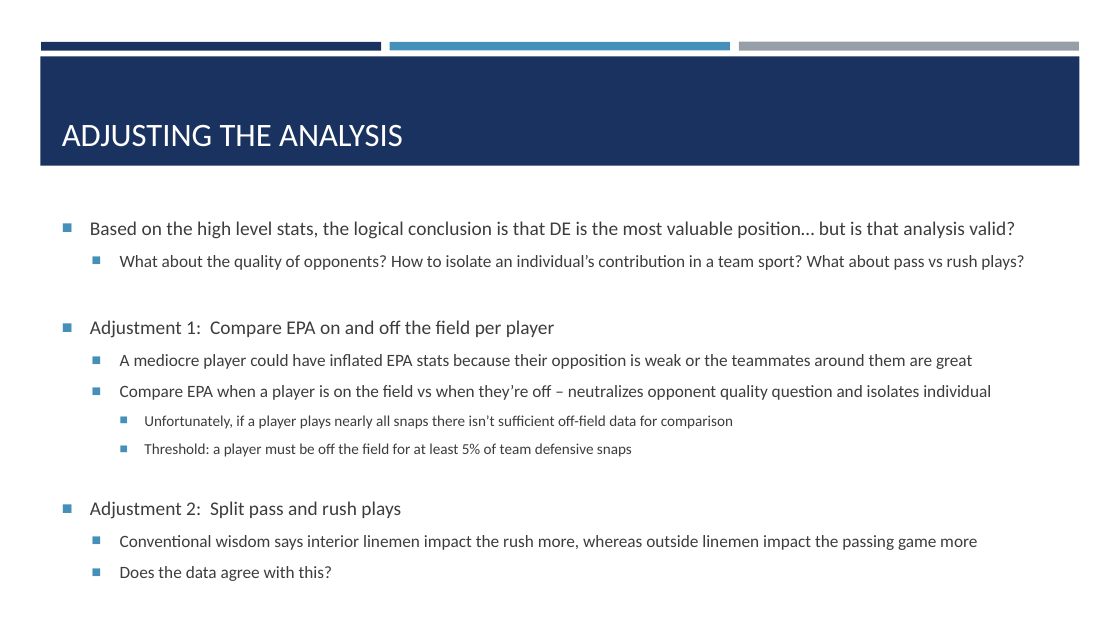
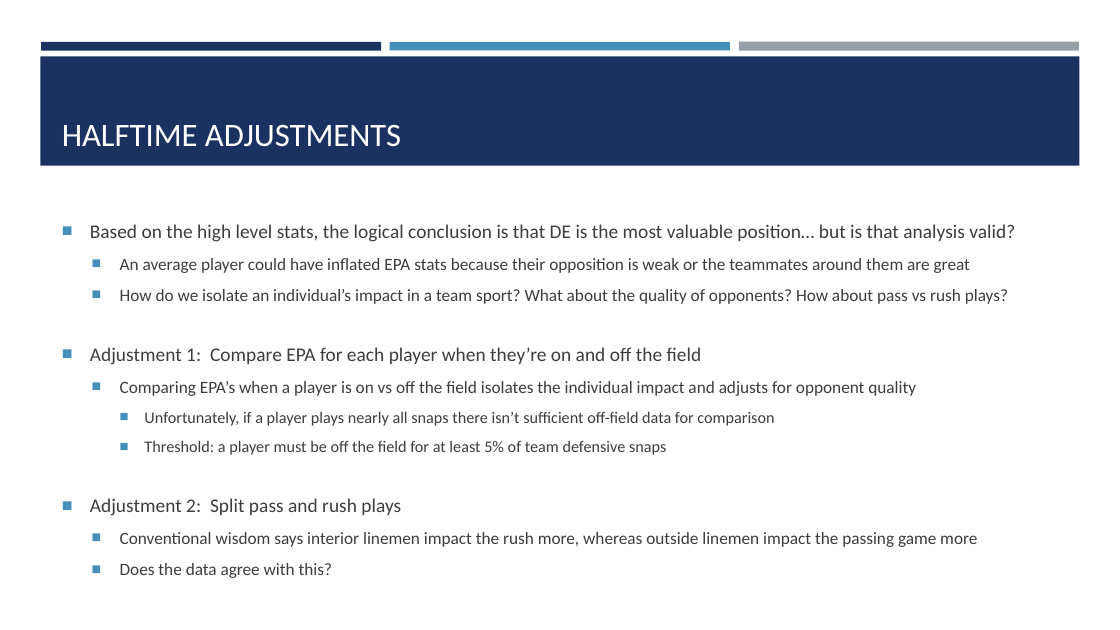
Before and after one commit to SportsInfoSolutions/AnalyticsChallenge2020, a slide deck: slide 4 of Submissions/matt.dunman@gmail.com/SIS Challenge Report - Dunman.pptx. Drawn at 1120x630 pixels with LibreOffice and Linux fonts; fonts in the diff are those of the drawing. Boxes give left, top, right and bottom in pixels: in the first picture for what was removed or moved away, otherwise in the second. Text is boxed around its words. In the diff, an @@ line names an element or a change of style, - is before the commit and + after.

```diff
--- a/Submissions/matt.dunman@gmail.com/SIS Challenge Report - Dunman.pptx
+++ b/Submissions/matt.dunman@gmail.com/SIS Challenge Report - Dunman.pptx
@@ title at [62,125,401,147]: text changed @@
-ADJUSTING THE ANALYSIS
+HALFTIME ADJUSTMENTS
@@ text at [90,258,1008,396]: text changed @@
-  ■ What about the quality of opponents? How to isolate an individual’s contribution in a team sport? What about pass vs rush plays?
-■ Adjustment 1: Compare EPA on and off the field per player
-  ■ A mediocre player could have inflated EPA stats because their opposition is weak or the teammates around them are great
-  ■ Compare EPA when a player is on the field vs when they’re off – neutralizes opponent quality question and isolates individual
+  ■ An average player could have inflated EPA stats because their opposition is weak or the teammates around them are great
+  ■ How do we isolate an individual’s impact in a team sport? What about the quality of opponents? How about pass vs rush plays?
+■ Adjustment 1: Compare EPA for each player when they’re on and off the field
+  ■ Comparing EPA’s when a player is on vs off the field isolates the individual impact and adjusts for opponent quality
@@ text at [144,411,774,455]: size 12.9 to 13.9 pt in "Unfortunately, if a player plays nearly all ...", "Threshold: a player must be off the ..." @@
```
Also in this commit, not shown: 3 other slides changed.
